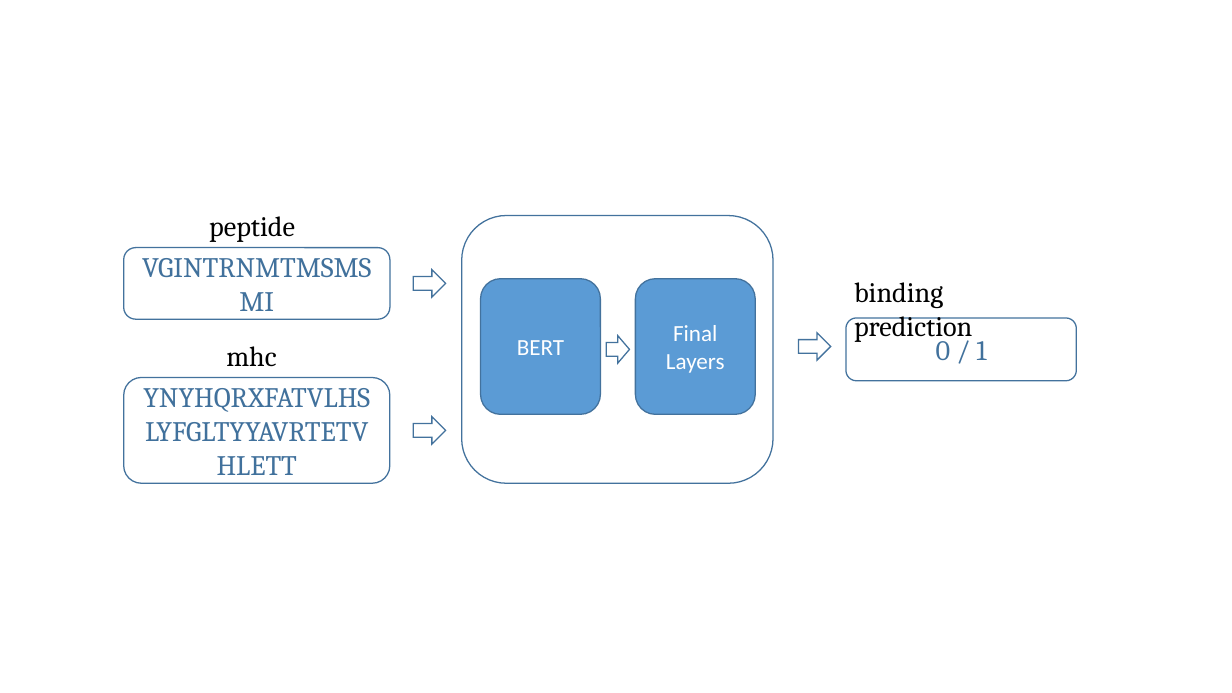
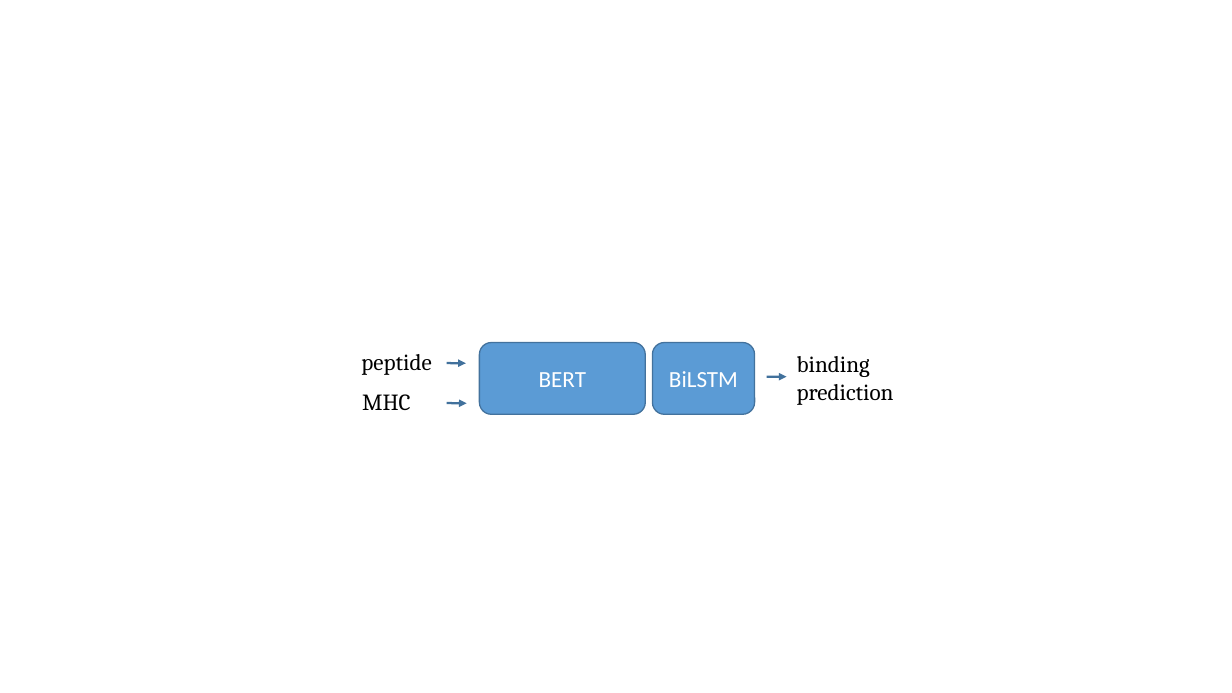
Before and after one commit to arceda/phd_thesis, a slide deck: slide 4 of draws.pptx. Drawn at 1232x693 pixels with LibreOffice and Linux fonts; fonts in the diff are those of the drawing. Boxes give left, top, right and bottom in pixels: in the first picture for what was removed or moved away, otherwise in the second. Text is boxed around its words. In the diff, an @@ line names an element or a change of style, - is before the commit and + after.

```diff
--- a/draws.pptx
+++ b/draws.pptx
@@ rounded rectangle removed at (462, 215, 774, 483) @@
@@ rounded rectangle removed at (124, 248, 390, 319) @@
-VGINTRNMTMSMSMI
@@ right arrow removed at (413, 270, 445, 298) @@
@@ rounded rectangle removed at (847, 318, 1077, 381) @@
-0 / 1
@@ text "peptide" at (361, 354, 431, 375): size 22 to 18 pt @@
@@ text "peptide": place and size @@
-text "peptide" at (209, 216, 295, 242)
+text "peptide" at (361, 354, 431, 375)
@@ rounded rectangle "BERT": place and size @@
-rounded rectangle "BERT" at (481, 279, 601, 415)
+rounded rectangle "BERT" at (480, 343, 646, 415)
@@ right arrow removed at (606, 335, 629, 363) @@
@@ rounded rectangle "BiLSTM": place and size @@
-rounded rectangle "BiLSTM" at (636, 279, 756, 415)
+rounded rectangle "BiLSTM" at (653, 343, 755, 415)
@@ text "binding prediction": place and size @@
-text "binding prediction" at (854, 282, 972, 343)
+text "binding prediction" at (797, 356, 894, 405)
@@ text "binding prediction" at (797, 356, 894, 405): size 22 to 18 pt @@
@@ right arrow removed at (799, 333, 831, 360) @@
@@ rounded rectangle removed at (124, 378, 390, 483) @@
-YNYHQRXFATVLHSLYFGLTYYAVRTETVHLETT
@@ arrow added from (446, 363) to (466, 363), #41719C 1.75 pt @@
@@ text in rounded rectangle at (669, 371, 738, 387): text changed @@
-Final Layers
+BiLSTM
@@ arrow added from (767, 377) to (787, 377), #41719C 1.75 pt @@
@@ text at (362, 394, 411, 410): text changed; size 22 to 18 pt @@
-mhc
+MHC
@@ right arrow removed at (413, 417, 445, 445) @@
@@ arrow added from (446, 403) to (467, 403), #41719C 1.75 pt @@
```
Also in this commit, not shown: 3 slides added, 16 other files.
